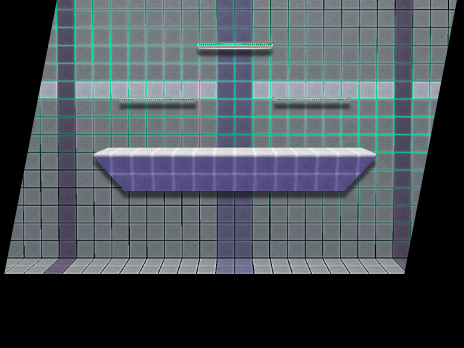
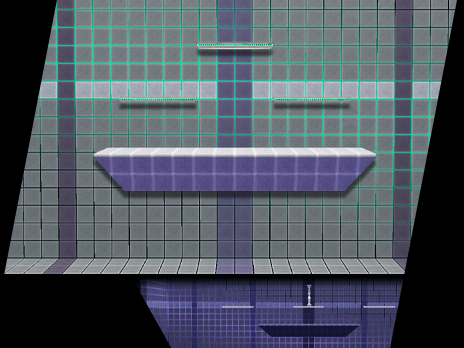
Comparing the layer stacks of the two w=464, h=348 images. Changes:
hid "Livello 1" over (x1=135, y1=274, x2=404, y2=348)
showed "Livello 2" over (x1=135, y1=274, x2=404, y2=348)
showed group "Gruppo 1" (4 layers) over (x1=135, y1=274, x2=404, y2=348)
renamed "Livello 27" to "Livello 30", showed it, painted on it over (x1=135, y1=274, x2=404, y2=348)